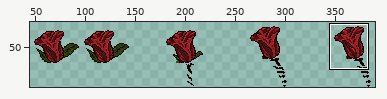
Edited in one commit: sprite sheet (CasaDesDiamantes/sprites/zombieBucketGirlDESIGN_spr/layers/0a01dd3c-8790-4879-8b00-7507bd0b0512/c2c7b1cf-f69d-41ce-a0e7-062844c6d4ee.png). The first picture is a wide view before the edit; the outline marks the close-up.
Close-up. The starting point:
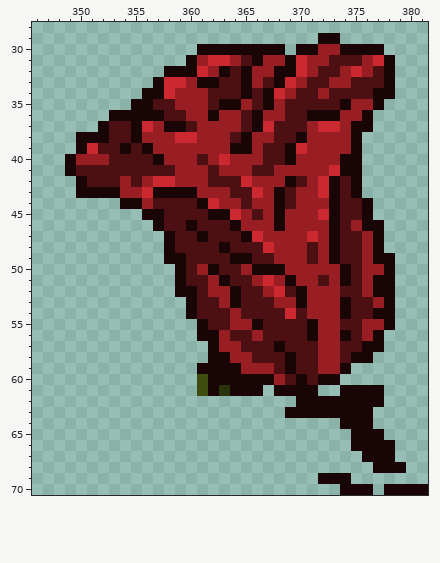
The file is 450x90 pixels. Shown: x 346..381, y 28..70. The old version is drawn lined up with the new one, on the new canvas. The wide view leaves out empty margins.
And afterwards:
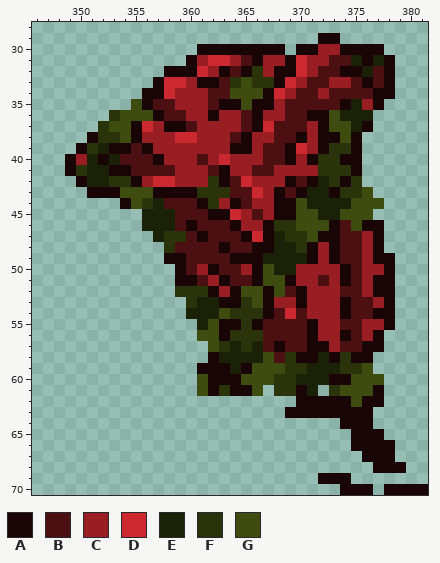
Palette (. is transparent): A #190505  B #4c0f12  C #991e23  D #cc282f  E #1b2106  F #2a330a  G #3f4c0f
What changed:
canvas 450x90 -> 550x90
Changed rows in their new state; - is an unchanged pixel.
first column x 350:
31 -------------------------EAE
32 ----------------F-------AAE-
33 --------------FGFF--------A-
34 --------------GGG-----------
35 -----G---------GA--------E--
36 ---FGGG----------------GEEE-
37 --FGG-----------------AGGE--
38 .-FFG-----------------AAG---
39 -FEA------------------AFF---
40 -EAE-----------------AFF----
41 FEEAA--------A--------FFF---
42 -EEFFA------FA-------AEFAF--
43 .---GGG----FFF------AEE-FFG-
44 -----GFE----F-A----AGEEEEGGG
45 ------EEE----------AGGEEGGG-
46 ------EEE--------AFFGGG--G--
47 -------EFF-------AEFFGA-----
48 --------F-------AAEEFA------
49 ----------------AEEEEA------
50 -----------------GEE--------
51 ----------A-----AGG---------
52 ---------FFFA--GGAG---------
53 ----------FEEA-FGA----------
54 ----------EEEGFFFA----------
55 -----------EGAAF------------
56 -----------GGAFFF-----------
57 ------------GFEFE----AA-----
58 -------------EEEEG-FAAEAF---
59 --------------EAGGGFFEEEFFG-
60 ---------------GGGFFEEE-AGGG
61 ----------------G-FF-E-FGGG-
62 -------------------------G--
Pixel boxes of the changes (left, top, right, bottom) in both close-ups:
changed: (76, 55, 384, 407)
